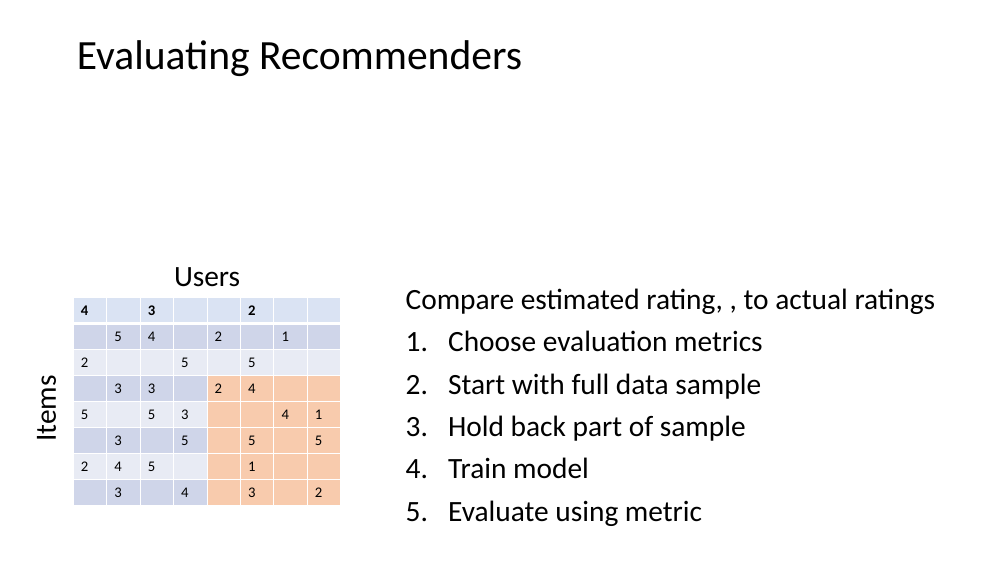
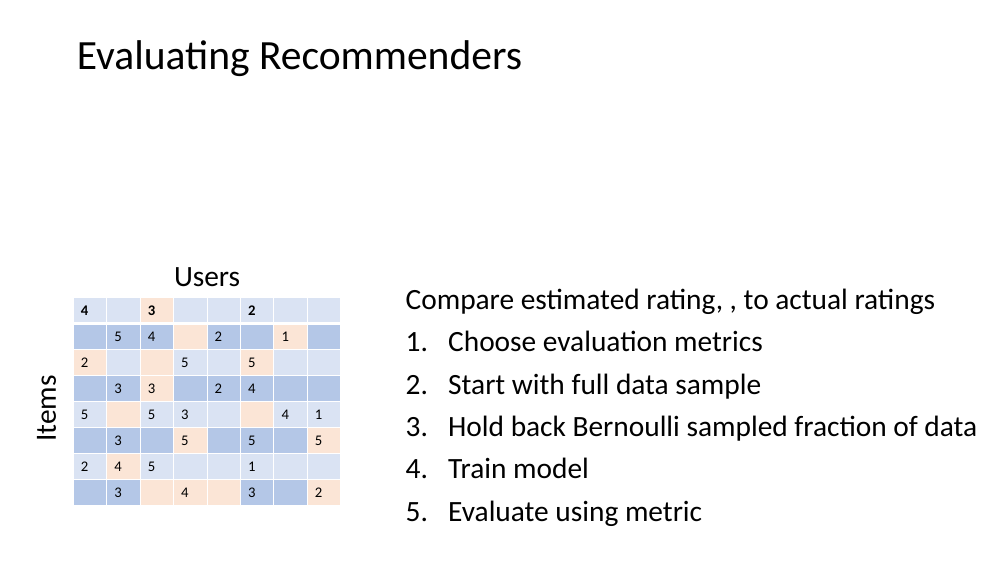
Before and after one commit to StephenElston/CSCI-E-108, a slide deck: slide 30 of slides/8_RecommenderSystems.pptx (slide 33 before the commit). Drawn at 1008x567 pixels with LibreOffice and Linux fonts; fonts in the diff are those of the drawing; grey boxes stand for pictures. Boxes give left, top, right and bottom in pixels: in the first picture for what was removed or moved away, otherwise in the second. Text is boxed around its words. In the diff, an @@ line names an element or a change of style, - is before the commit and + after.

Commit message:
Corrected error in recommender example

```diff
--- a/slides/8_RecommenderSystems.pptx
+++ b/slides/8_RecommenderSystems.pptx
@@ table at (73, 298, 340, 506) @@
@@ fill #DAE3F3 to #FBE5D6 in row 1, column 3 @@
@@ fill #CFD5EA to #B4C7E7 in 14 cells @@
@@ fill #CFD5EA to #FBE5D6 in 6 cells @@
@@ fill #E9EBF5 to #FBE5D6 in 5 cells @@
@@ fill #E9EBF5 to #DAE3F3 in 11 cells @@
@@ fill #F8CBAD to #B4C7E7 in 9 cells @@
@@ fill #F8CBAD to #DAE3F3 in 7 cells @@
@@ fill #F8CBAD to #FBE5D6 in 4 cells @@
@@ text at (448, 415, 977, 441): text changed @@
-3. Hold back part of sample
+3. Hold back Bernoulli sampled fraction of data
```
Also in this commit, not shown: 9 other slides changed, 1 slide added, 4 slides removed.
